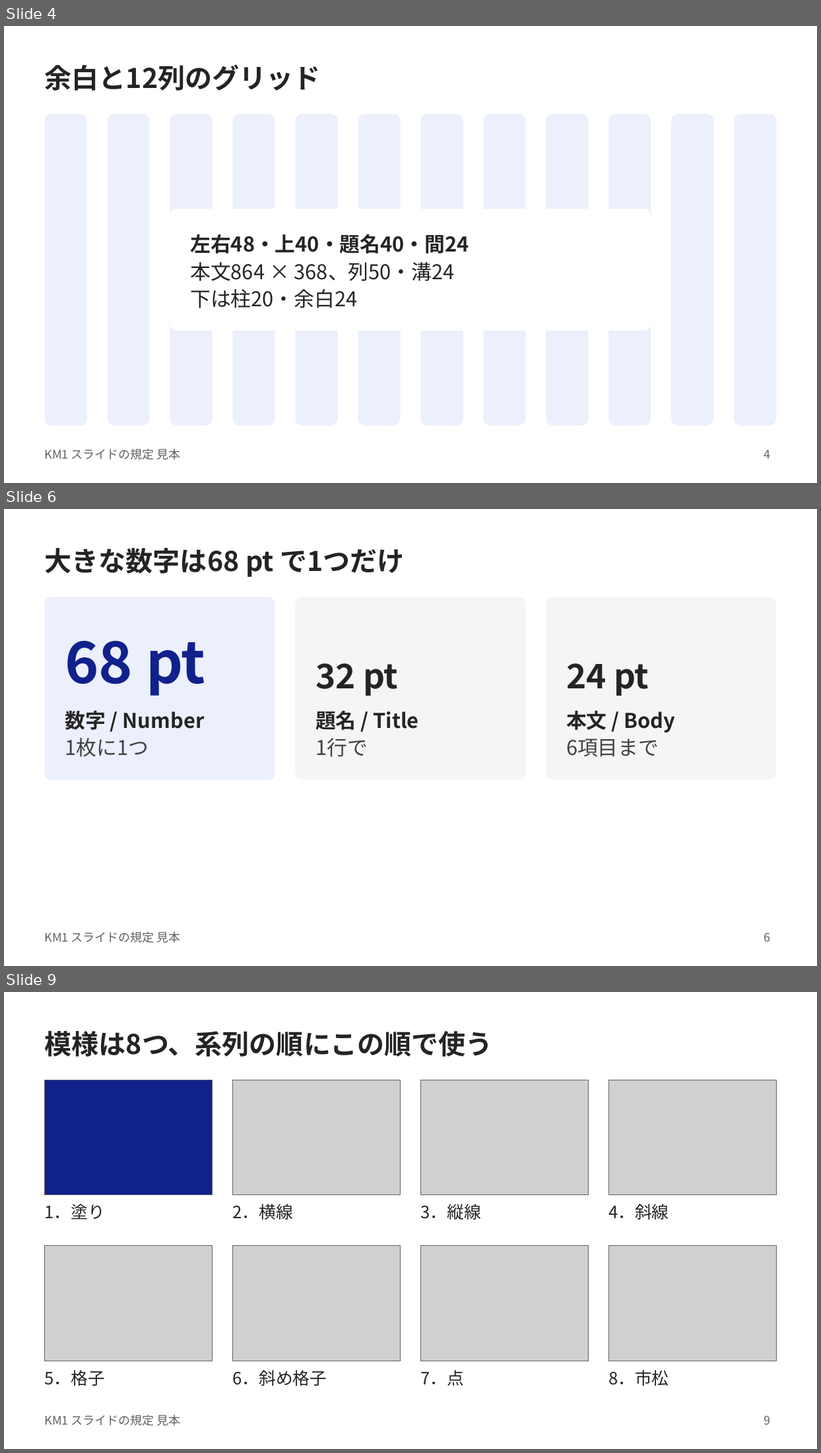
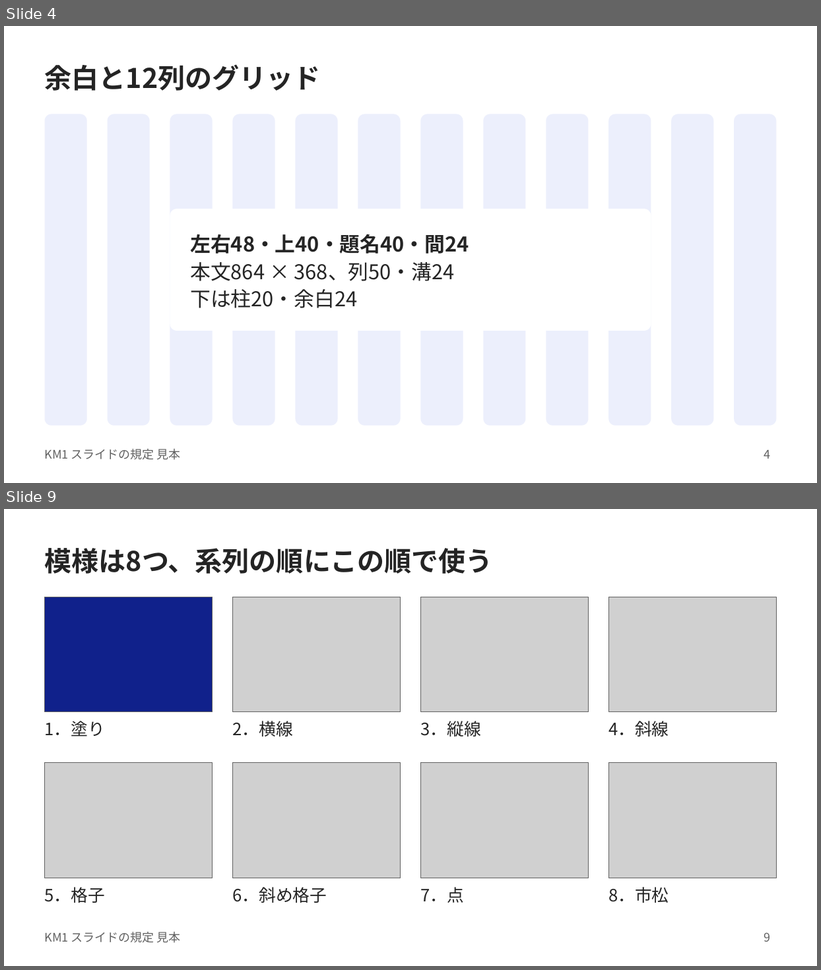
Before and after one commit to kami2news/km1-design-system, a slide deck: dist/KM1_スライド見本.pptx. Shown one above the other, each under a label of ours: slides 4, 6 and 9 before the commit, slides 4 and 9 after it; the slides between them are not shown. The pictures are 821x1453 and 821x970 pixels, drawn with LibreOffice and Linux fonts; fonts in the diff are those of the drawing; grey boxes stand for pictures. Boxes give left, top, right and bottom in pixels: in the first picture for what was removed or moved away, otherwise in the second. Text is boxed around its words. In the diff, an @@ line names an element or a change of style, - is before the commit and + after.

```diff
--- a/dist/KM1_スライド見本.pptx
+++ b/dist/KM1_スライド見本.pptx
@@ slide 6 removed at [4,509,817,966], background #FFFFFF; not listed: 1 template element that a slide beside it also shows @@
@@ title removed at [45,548,405,577] @@
-大きな数字は68 pt で1つだけ
@@ rounded rectangle removed at [45,597,275,780] @@
@@ rounded rectangle removed at [296,597,526,780] @@
@@ rounded rectangle removed at [547,597,777,780] @@
@@ text removed at [65,641,205,696] @@
-68 pt
@@ text removed at [316,663,398,696] @@
-32 pt
@@ text removed at [566,663,649,696] @@
-24 pt
@@ text removed at [65,711,205,757] @@
-数字 / Number
-1枚に1つ
@@ text removed at [316,710,419,757] @@
-題名 / Title
-1行で
@@ text removed at [566,711,676,757] @@
-本文 / Body
-6項目まで
@@ page number removed at [764,933,770,942] @@
-6
```
Also in this commit, not shown: 3 slides changed, 2 slides added, 1 other slide removed, 7 other files.
